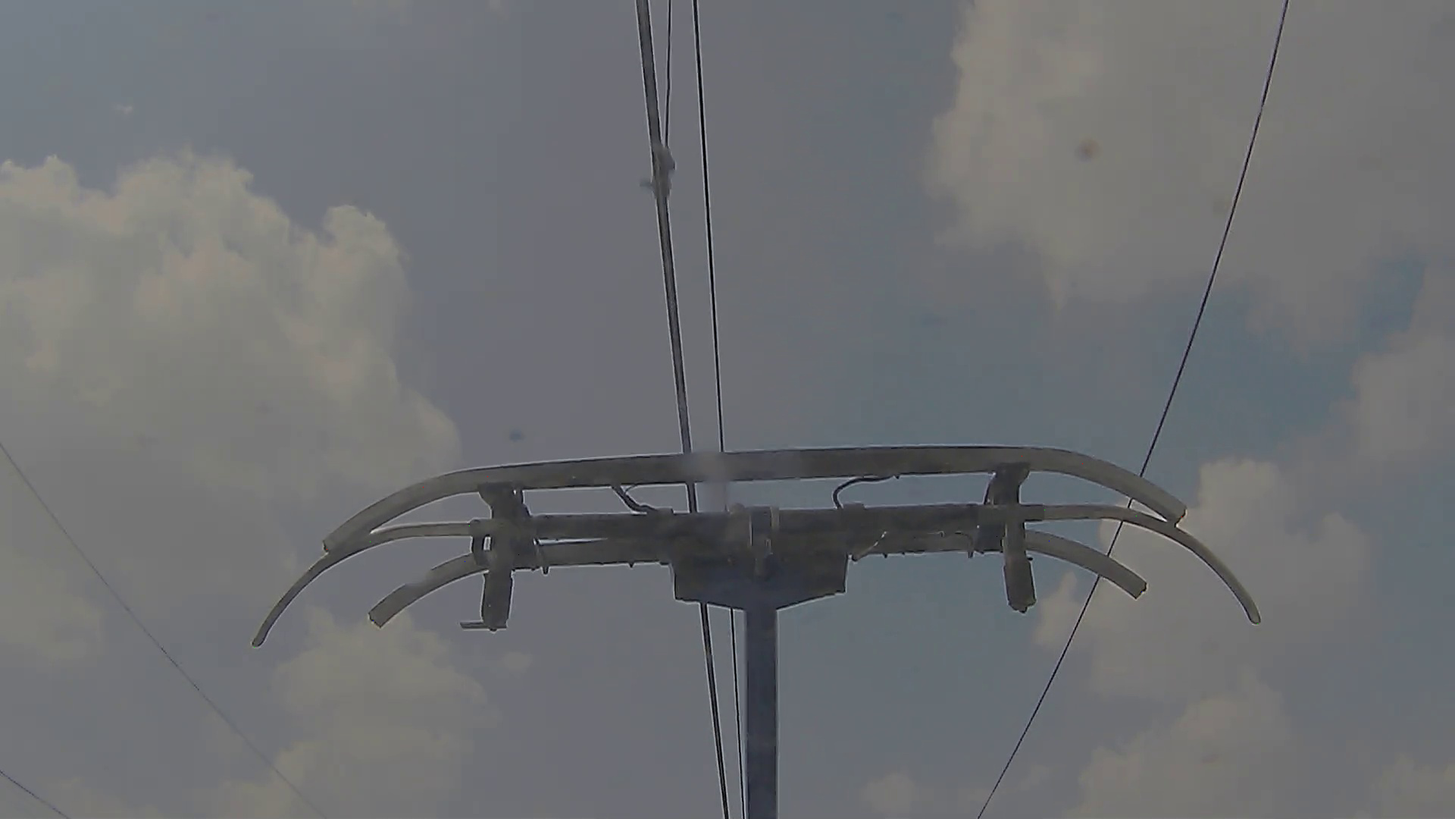
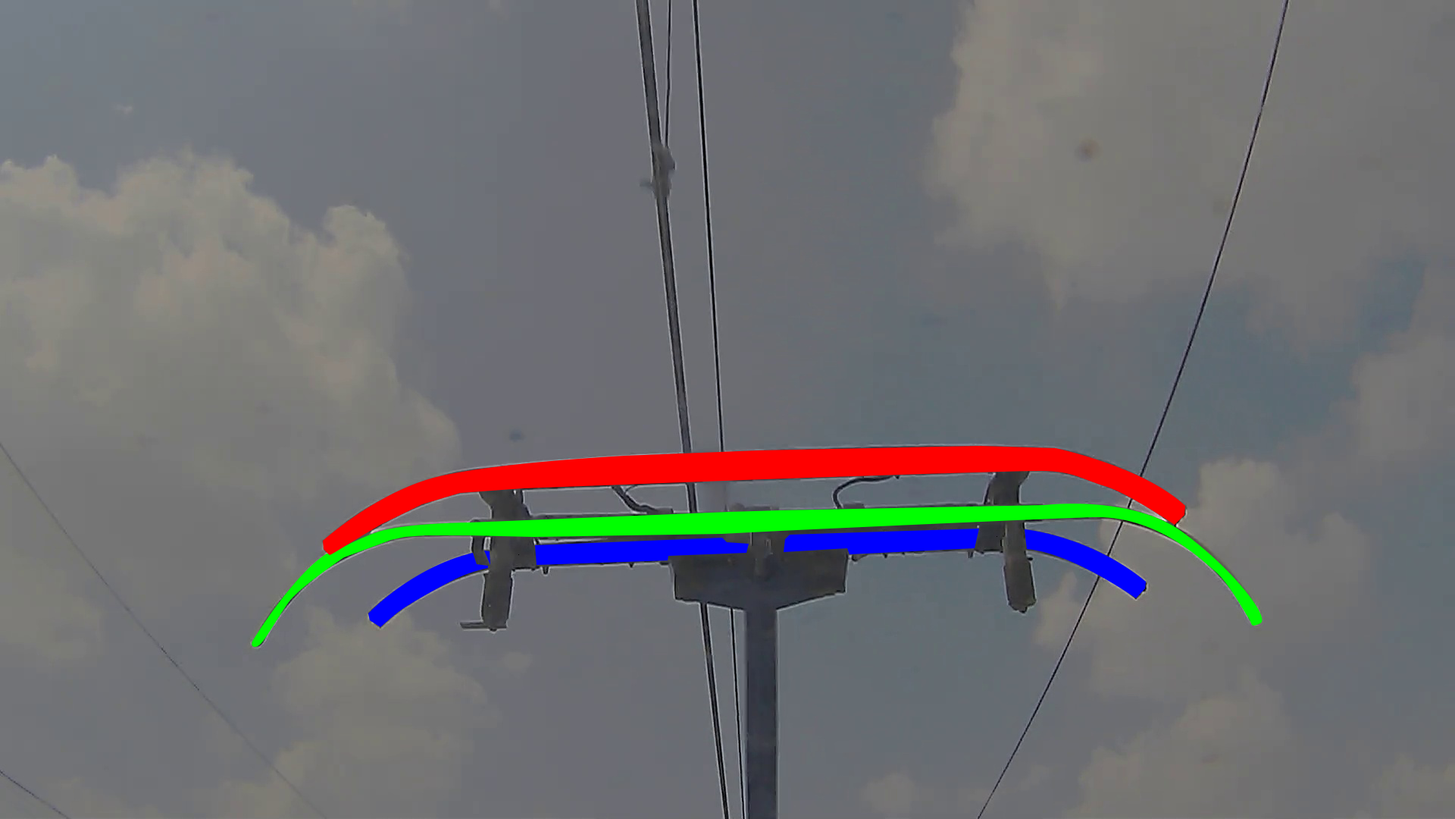
Layers edited between the first and the second 1455×819 image:
showed "mask" (1st of 3, in "front_bar") over [322,445,1186,555]
showed "mask" (2nd of 3, in "middle_bar") over [251,503,1263,648]
showed "mask" (3rd of 3, in "rear_bar") over [368,528,1147,627]
